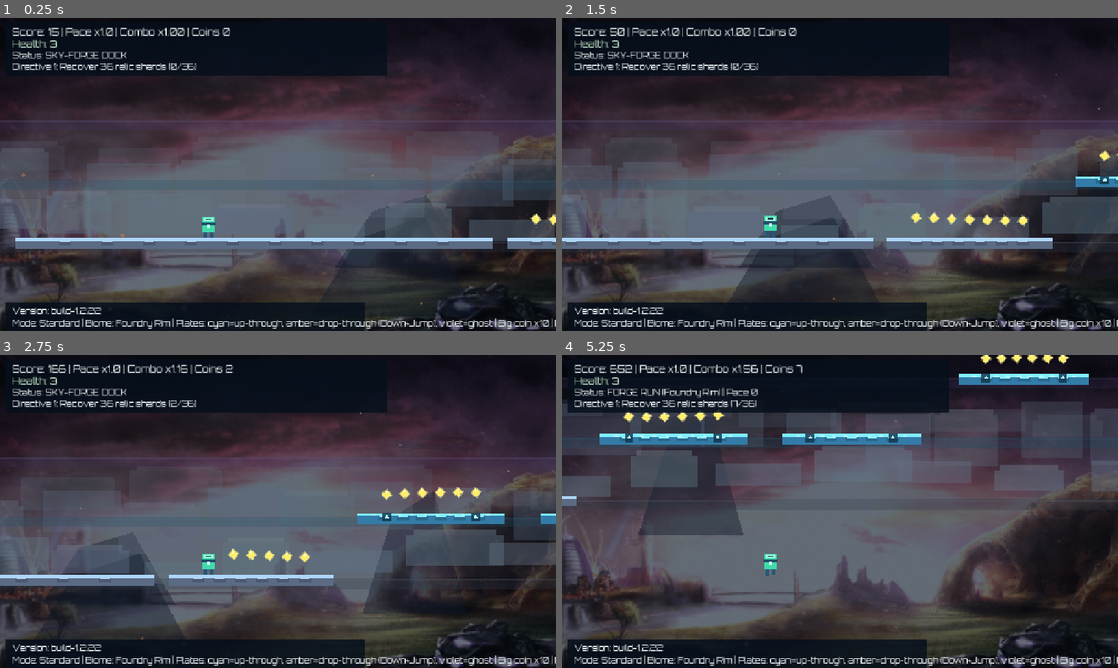
Above: before the commit, frames 1-4 (two rows, left to right).
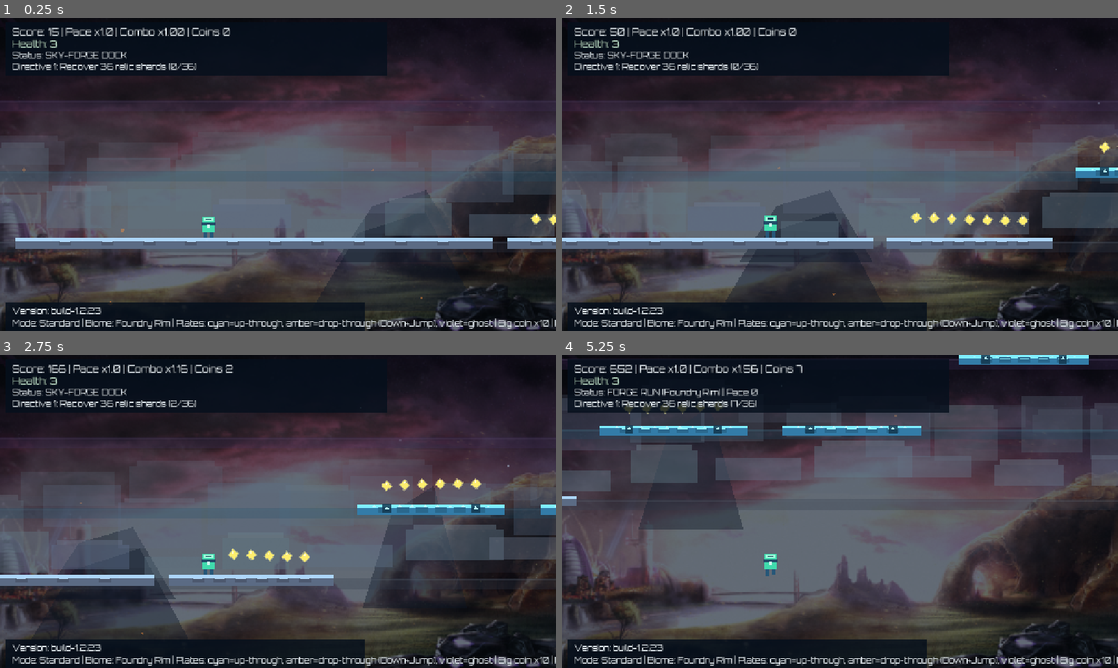
Above: after the commit, the same moments.

Repository: DKE-DEV-33/Endless-Runner-Redux
Game: Godot game, scene res://scenes/Main.tscn
Same seed, same stepped clock (60 frames per second), same inputs: the game is played once before the commit and once after it.
Inputs:
- Up to frame 1 (0.25 s): no input
- Up to frame 2 (1.5 s): tap Enter at 0.5 s; hold Right (ui_right) from 0.53 s (still down); tap Space (jump) at 0.77 s
- Up to frame 3 (2.75 s): tap Space (jump) at 1.52 s; release Right (ui_right) at 2.03 s; hold Left (ui_left) from 2.03 s (still down)
- Up to frame 4 (5.25 s): release Left (ui_left) at 2.78 s; hold Right (ui_right) 2.78-4.28 s; tap Space (jump) at 3.02, 3.77, 4.52 s; hold Left (ui_left) 4.28-5.03 s; hold Right (ui_right) from 5.03 s (still down)

The runs differ from the first frame. In frame 1, 1.3% of the frame differs, in the area x 0-100%, y 26-96%; in frame 2, 2.1%; in frame 3, 4.3%; in frame 4, 7.4%, in the area x 0-100%, y 0-95%.

Commit message:
Improve lane spacing and stabilize hazard placement across routes

Diff:
--- a/scripts/main.gd
+++ b/scripts/main.gd
@@ -1,5 +1,5 @@
 extends Node2D
-const BUILD_VERSION: String = "build-1.2.22"
+const BUILD_VERSION: String = "build-1.2.23"
 
 const PLATFORM_THICKNESS: float = 24.0
 const PLAYER_AHEAD_SPAWN: float = 1650.0
@@ -70,7 +70,10 @@
 const HEALTH_COLOR_WARN: Color = Color(1.0, 0.92, 0.52)
 const HEALTH_COLOR_CRIT: Color = Color(1.0, 0.52, 0.52)
 
-const LANE_Y: Array[float] = [456.0, 314.0, 176.0]
+const LANE_Y: Array[float] = [468.0, 306.0, 144.0]
+const HAZARD_EDGE_CLEARANCE: float = 84.0
+const HAZARD_BRANCH_MIN_RATIO: float = 0.42
+const HAZARD_BRANCH_MAX_RATIO: float = 0.66
 const SECTION_COLORS: Array[Color] = [
 	Color(0.03, 0.05, 0.08), # Forge dusk
 	Color(0.05, 0.09, 0.15), # Reactor blue
@@ -622,15 +625,17 @@
 func _spawn_hazard_single(x: float, y: float, width: float) -> void:
 	if rng.randf() < 0.35:
 		return
-	var hx: float = x + clampf(width * rng.randf_range(0.40, 0.70), 82.0, width - 82.0)
+	var hx: float = _hazard_x(x, width, rng.randf_range(0.40, 0.70))
 	_spawn_hazard_at(Vector2(hx, y - (PLATFORM_THICKNESS * 0.5) - 18.0))
 
 func _spawn_hazard_pair(x: float, y: float, width: float) -> void:
 	if width < 290.0:
 		_spawn_hazard_single(x, y, width)
 		return
-	var first_x: float = x + clampf(width * rng.randf_range(0.28, 0.38), 80.0, width - 160.0)
-	var second_x: float = x + clampf(width * rng.randf_range(0.62, 0.74), 160.0, width - 80.0)
+	var first_x: float = _hazard_x(x, width, rng.randf_range(0.30, 0.40))
+	var second_x: float = _hazard_x(x, width, rng.randf_range(0.60, 0.74))
+	if second_x - first_x < 72.0:
+		second_x = minf(x + width - HAZARD_EDGE_CLEARANCE, first_x + 72.0)
 	_spawn_hazard_at(Vector2(first_x, y - (PLATFORM_THICKNESS * 0.5) - 18.0))
 	_spawn_hazard_at(Vector2(second_x, y - (PLATFORM_THICKNESS * 0.5) - 18.0))
 
@@ -638,9 +643,12 @@
 	if width < 330.0:
 		_spawn_hazard_pair(x, y, width)
 		return
-	var center: float = x + clampf(width * rng.randf_range(0.55, 0.72), 160.0, width - 160.0)
-	_spawn_hazard_at(Vector2(center - 38.0, y - (PLATFORM_THICKNESS * 0.5) - 18.0))
-	_spawn_hazard_at(Vector2(center + 38.0, y - (PLATFORM_THICKNESS * 0.5) - 18.0))
+	var center: float = _hazard_x(x, width, rng.randf_range(0.55, 0.70))
+	_spawn_hazard_at(Vector2(maxf(x + HAZARD_EDGE_CLEARANCE, center - 38.0), y - (PLATFORM_THICKNESS * 0.5) - 18.0))
+	_spawn_hazard_at(Vector2(minf(x + width - HAZARD_EDGE_CLEARANCE, center + 38.0), y - (PLATFORM_THICKNESS * 0.5) - 18.0))
+
+func _hazard_x(x: float, width: float, ratio: float) -> float:
+	return x + clampf(width * ratio, HAZARD_EDGE_CLEARANCE, width - HAZARD_EDGE_CLEARANCE)
 
 func _spawn_hazard_at(pos: Vector2) -> void:
 	var hazard: Area2D = _create_hazard(pos)
@@ -734,13 +742,24 @@
 	_maybe_place_big_coin(alt_x, target_y, alt_width, target_lane, 0.30 + (0.08 * float(lane_delta - 1)))
 
 	danger_routes_since_health += 1
-	if rng.randf() < 0.60 + (0.08 * float(lane_delta - 1)):
-		_spawn_hazard_single(alt_x, target_y, alt_width)
+	_maybe_spawn_branch_hazard(alt_x, target_y, alt_width, lane_delta)
 
 	var health_spawn_chance: float = _compute_health_spawn_chance()
 	var health_spawned: bool = _maybe_place_health_pickup(alt_x, target_y, alt_width, target_lane, health_spawn_chance)
 	if not health_spawned and health <= 3 and danger_routes_since_health >= HEALTH_PICKUP_PITY_DANGER_ROUTES:
 		_maybe_place_health_pickup(alt_x, target_y, alt_width, target_lane, 1.0)
+
+func _maybe_spawn_branch_hazard(x: float, y: float, width: float, lane_delta: int) -> bool:
+	if width < 190.0:
+		return false
+	var spawn_chance: float = 0.50 + (0.06 * float(lane_delta - 1))
+	if rift_active:
+		spawn_chance += 0.08
+	if rng.randf() > clampf(spawn_chance, 0.40, 0.72):
+		return false
+	var hx: float = _hazard_x(x, width, rng.randf_range(HAZARD_BRANCH_MIN_RATIO, HAZARD_BRANCH_MAX_RATIO))
+	_spawn_hazard_at(Vector2(hx, y - (PLATFORM_THICKNESS * 0.5) - 18.0))
+	return true
 
 func _maybe_place_speed_pickup(x: float, y: float, width: float, lane: int, override_chance: float = -1.0) -> bool:
 	if lane > 2:
